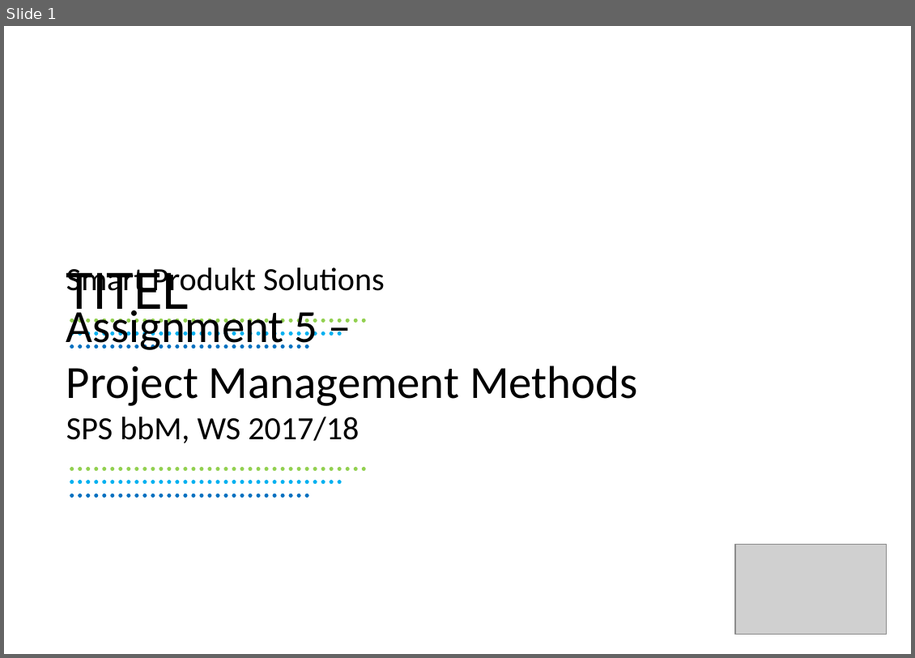
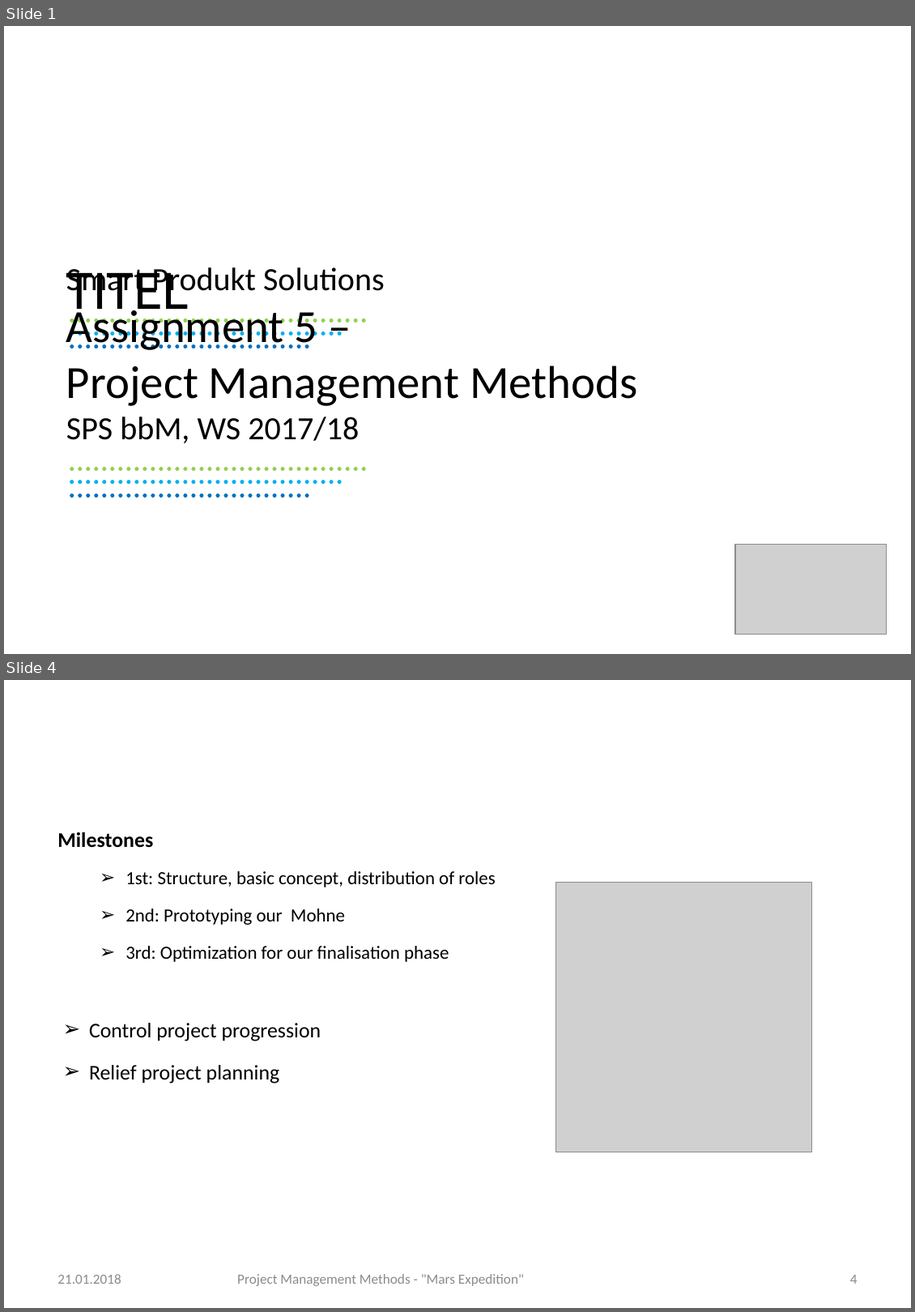
Before and after one commit to gchrizZz/RTW, a slide deck: 01_Projektmanagement/Assignment 5 - Project Managements Methods.pptx. Shown one above the other, each under a label of ours: slide 1 before the commit, slides 1 and 4 after it; the slides between them are not shown. The pictures are 915x658 and 915x1312 pixels, drawn with LibreOffice and Linux fonts; fonts in the diff are those of the drawing; grey boxes stand for pictures; background and template pictures are left out. Boxes give left, top, right and bottom in pixels: in the first picture for what was removed or moved away, otherwise in the second. Text is boxed around its words. In the diff, an @@ line names an element or a change of style, - is before the commit and + after.

```diff
--- a/01_Projektmanagement/Assignment 5 - Project Managements Methods.pptx
+++ b/01_Projektmanagement/Assignment 5 - Project Managements Methods.pptx
@@ slide 4 added at (4, 680, 911, 1308), background #FFFFFF @@
@@ text added at (57, 832, 495, 1083), 16 pt, text #000000 @@
+  Milestones
+  ➢ 1st: Structure, basic concept, distribution of roles
+  ➢ 2nd: Prototyping our Mohne
+  ➢ 3rd: Optimization for our finalisation phase
+  ➢ Control project progression
+  ➢ Relief project planning
@@ picture added at (556, 882, 812, 1152) @@
@@ title added at (156, 1023, 216, 1041), 44 pt, text #FFFFFF @@
+Project use case
@@ text added at (57, 1274, 121, 1283), 12 pt, text #8C8C8C @@
+21.01.2018
@@ text added at (237, 1274, 524, 1286), 12 pt, text #8C8C8C @@
+Project Management Methods - "Mars Expedition"
@@ page number added at (850, 1275, 858, 1283), 12 pt, text #8C8C8C @@
+4
```
Also in this commit, not shown: 7 slides changed, 3 other slides added.
